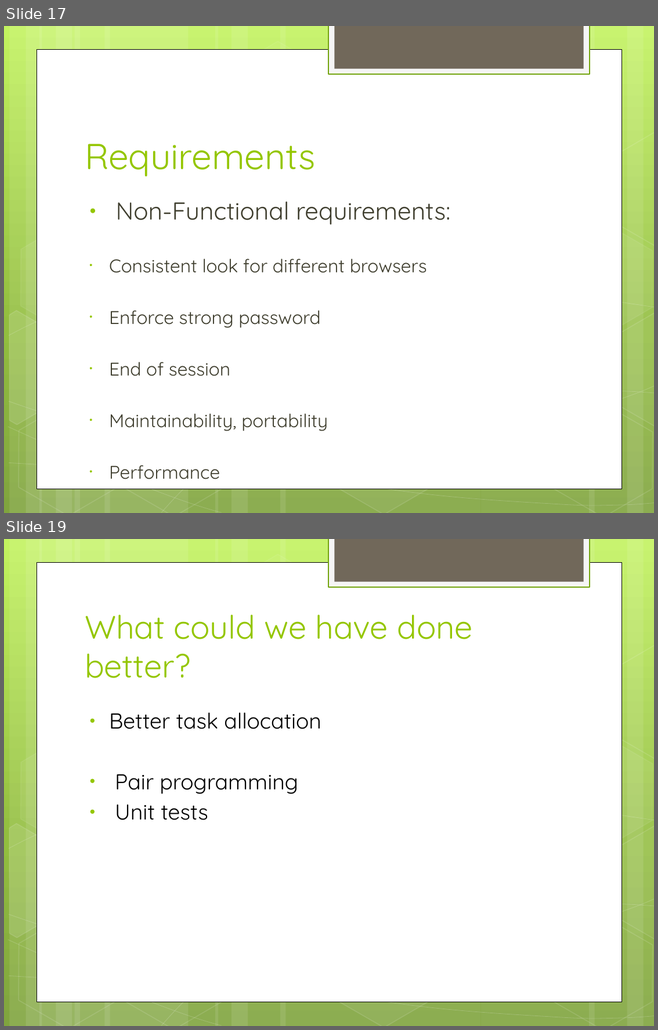
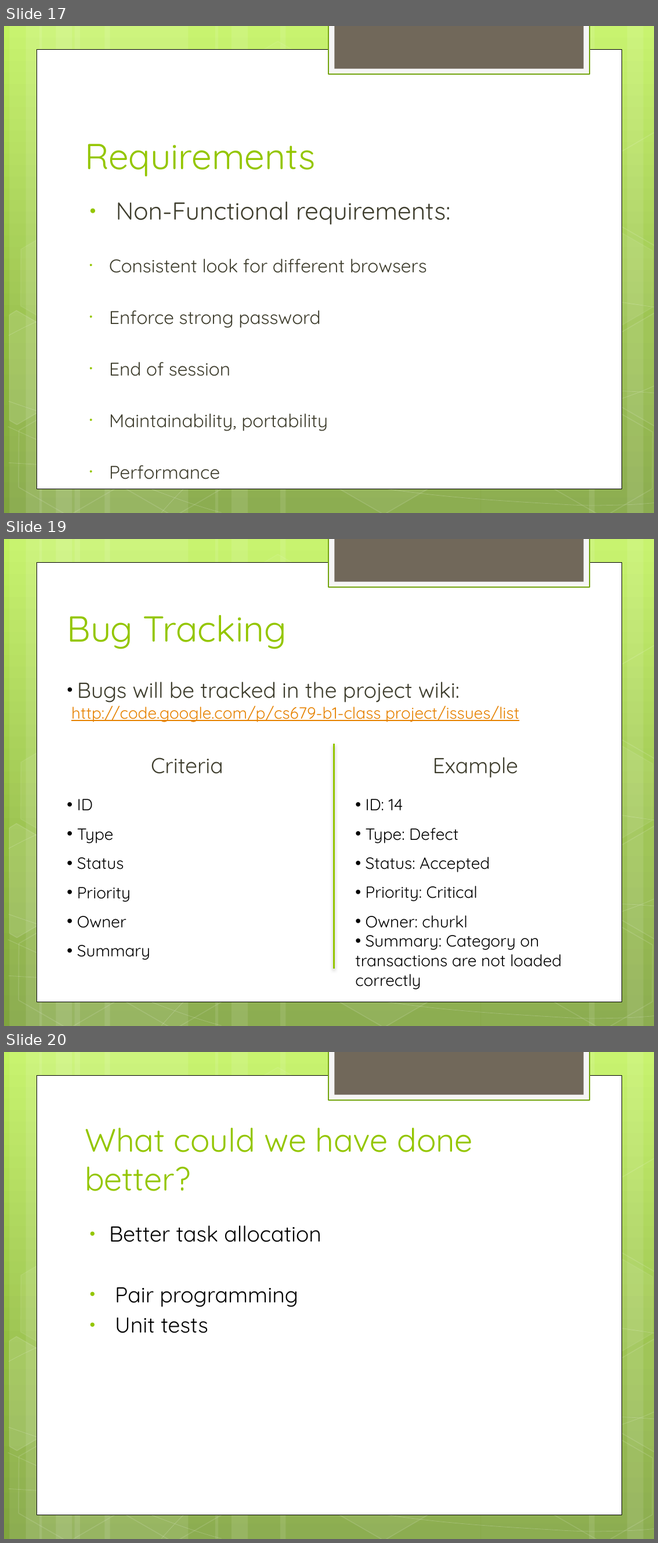
Before and after one commit to hiyenwong/cs679-b1-class-project, a slide deck: deliverables/final/Final Presentation.pptx. Shown one above the other, each under a label of ours: slides 17 and 19 before the commit, slides 17, 19 and 20 after it; the slides between them are not shown. The pictures are 658x1030 and 658x1543 pixels, drawn with LibreOffice and Linux fonts; fonts in the diff are those of the drawing. Boxes give left, top, right and bottom in pixels: in the first picture for what was removed or moved away, otherwise in the second. Text is boxed around its words. In the diff, an @@ line names an element or a change of style, - is before the commit and + after.

```diff
--- a/deliverables/final/Final Presentation.pptx
+++ b/deliverables/final/Final Presentation.pptx
@@ slide 19 added at (4, 539, 654, 1026), background gradient #C3F35F to #93BF3F to #81A53E; not listed: 31 template elements that a slide beside it also shows @@
@@ title added at (67, 615, 286, 649), 40 pt, text #94C600 @@
+Bug Tracking
@@ text added at (71, 682, 519, 722), 18 pt, text #E68200, underline @@
+• Bugs will be tracked in the project wiki:
+http://code.google.com/p/cs679-b1-class project/issues/list
@@ line added from (333, 744) to (333, 969), #94C600 1.75 pt @@
@@ text added at (151, 758, 223, 774), 24 pt, text #3E3D2D @@
+Criteria
@@ text added at (433, 757, 518, 778), 24 pt, text #3E3D2D @@
+Example
@@ text added at (77, 799, 150, 960), 18 pt, text #000000 @@
+• ID
+• Type
+• Status
+• Priority
+• Owner
+• Summary
@@ text added at (355, 799, 561, 990), 18 pt, text #000000 @@
+• ID: 14
+• Type: Defect
+• Status: Accepted
+• Priority: Critical
+• Owner: churkl
+• Summary: Category on transactions are not loaded correctly
@@ what was slide 19 is now slide 20 @@
```
Also in this commit, not shown: 4 slides changed, 1 slide removed.
